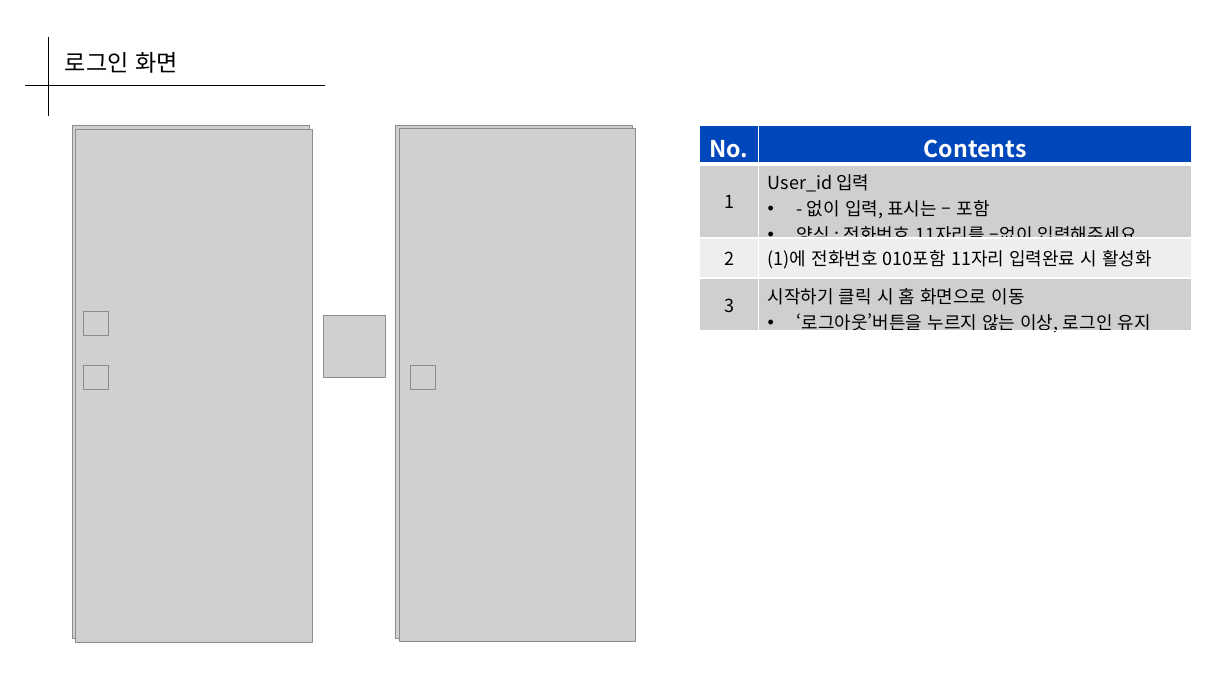
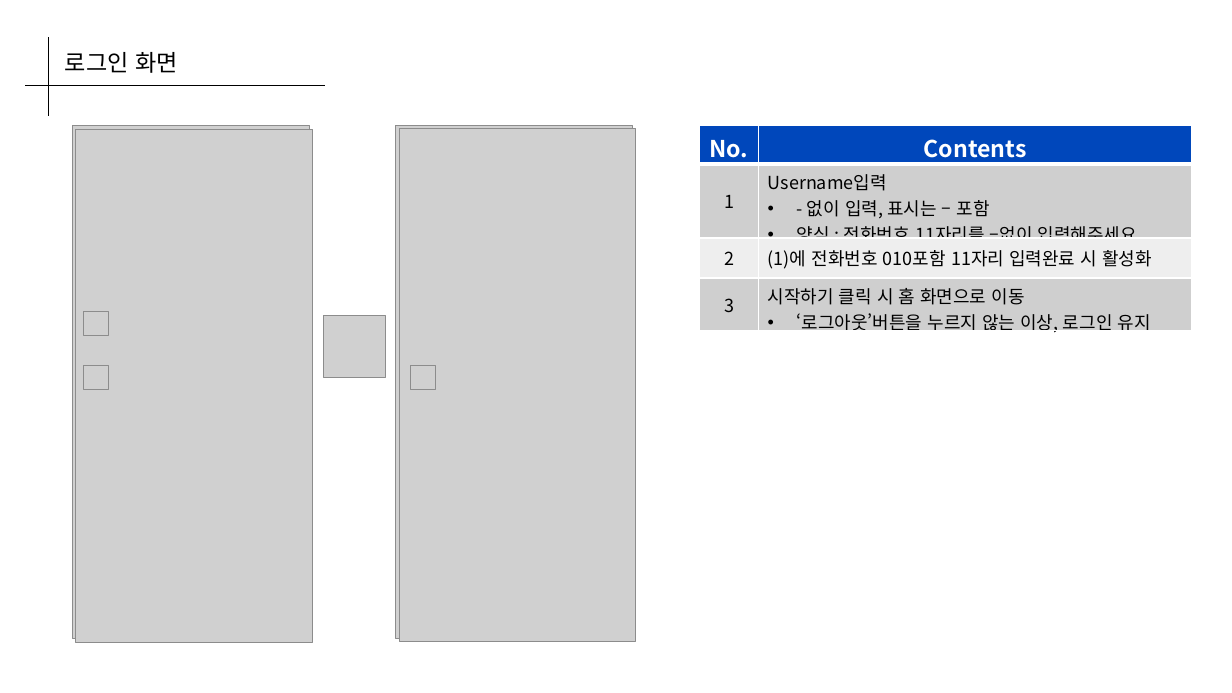
Before and after one commit to Coffee-Street/Document, a slide deck: slide 18 of assets/Planning/1_strada_coffee.pptx. Drawn at 1232x693 pixels with LibreOffice and Linux fonts; fonts in the diff are those of the drawing; grey boxes stand for pictures. Boxes give left, top, right and bottom in pixels: in the first picture for what was removed or moved away, otherwise in the second. Text is boxed around its words. In the diff, an @@ line names an element or a change of style, - is before the commit and + after.

```diff
--- a/assets/Planning/1_strada_coffee.pptx
+++ b/assets/Planning/1_strada_coffee.pptx
@@ table at [700,126,1192,339] @@
-row 2, column 2: User_id 입력 / - 없이 입력, 표시는 – 포함 / 양식 : 전화번호 11자리를 –없이 입력해주세요
+row 2, column 2: Username입력 / - 없이 입력, 표시는 – 포함 / 양식 : 전화번호 11자리를 –없이 입력해주세요
```
Also in this commit, not shown: 2 other slides changed.
